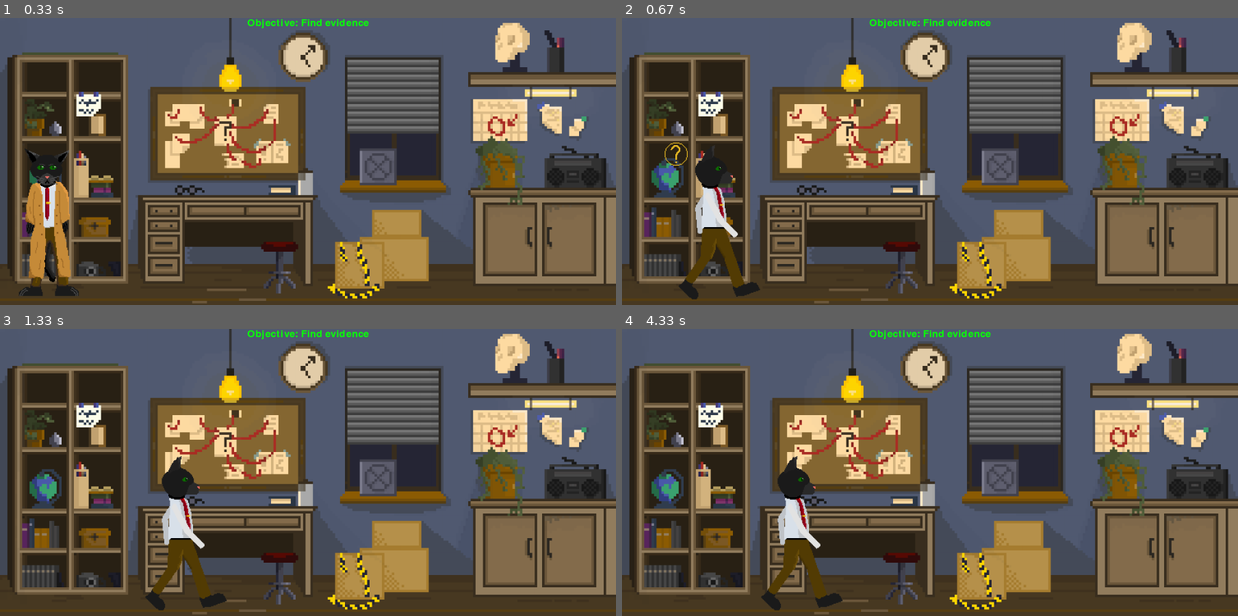
Above: before the commit, frames 1-4 (two rows, left to right).
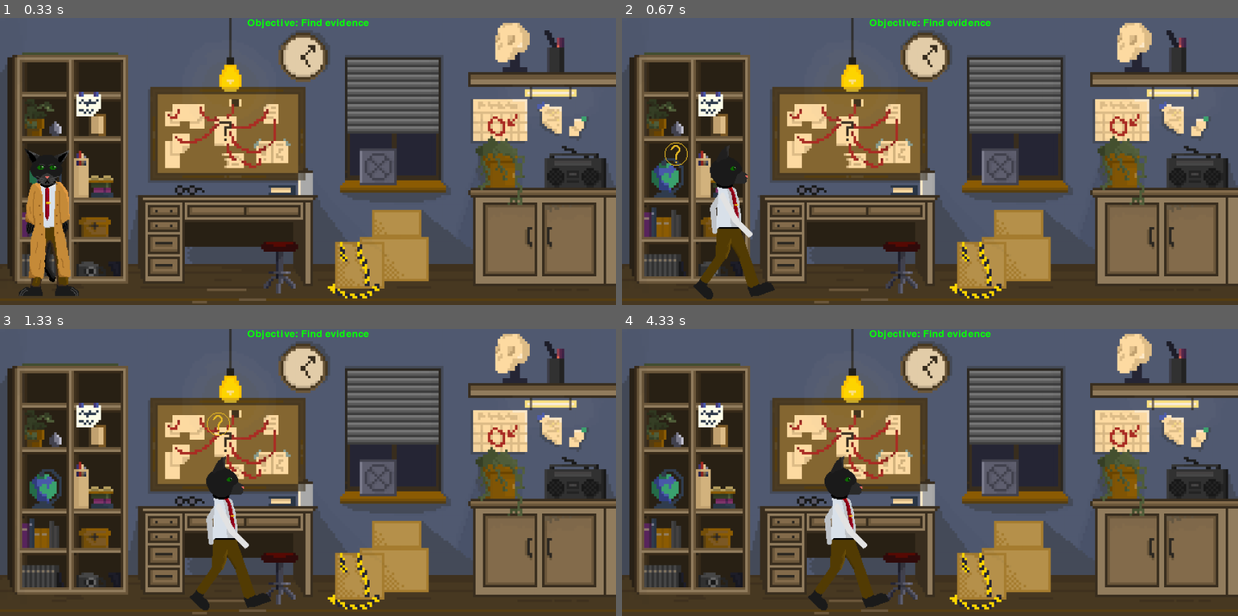
Above: after the commit, the same moments.

Repository: cbgpenguin/CSP-PYGAMES
Game: pygame game, started from python/main.py
Same seed, same stepped clock (60 frames per second), same inputs: the game is played once before the commit and once after it.
Inputs:
- Up to frame 1 (0.33 s): no input
- Up to frame 2 (0.67 s): hold Right from 0.33 s (still down)
- Up to frame 3 (1.33 s): release Right at 0.8 s; hold Right 0.83-1.3 s
- Up to frame 4 (4.33 s): hold Left 1.33-1.87 s; hold Left 1.9-2.3 s; hold Right 2.33-2.97 s; hold Left 3-3.47 s; hold Right 3.5-3.97 s; hold Right from 4 s (still down)

Frame 1 is identical in both runs. In frame 2, 2.9% of the frame differs, in the area x 9-25%, y 44-99%; in frame 3, 4.4%, in the area x 23-44%, y 29-99%; in frame 4, 4.3%.

Commit message:
Did stuff

Diff:
--- a/python/animatedSprite.py
+++ b/python/animatedSprite.py
@@ -15,7 +15,7 @@
             self.frame_counter = 0
             self.moveDistance = [0, 0]
             self.area = screen.get_rect()
-            self.speed = 400 # in pixels per second NOPE
+            self.speed = 500 # in pixels per second NOPE
             self.state = "still"
             self.clock = pygame.time.Clock()
             self.lastFrameUpdate = 0
--- a/python/main.py
+++ b/python/main.py
@@ -36,10 +36,17 @@
 
     pointOfInterestImage = loadAndScaleImage("resources/pointOfInterest.png", imageScale)
 
-    bookLines = ["Hmm, a book detailing", "knives... seems important", "the man was stabbed", "could this be evidence?", "I'm going to keep walking", "around to look for evidence"]
+    bookLines = ["Hmm, a book detailing", "knives... seems important.", "the man was stabbed", "could this be evidence?", "I'm going to keep walking", "around to look for evidence"]
     book = pointOfInterest(screen, 100, 300, pointOfInterestImage, "book", bookLines)
 
-    pointsOfInterest = [book]
+    boardLines = ["it seems they were", "doing their own kind", "of detective work", "what could this be about?", "bla bla bla bla", "bla bla bla bla"]
+    board = pointOfInterest(screen, 500, 200, pointOfInterestImage, "board", boardLines)
+
+    calenderLines = ["They had a day marked off on", "on their calender", "three days ago just a", "day before he was killed"]
+    calender = pointOfInterest(screen, 1200, 130, pointOfInterestImage, "calender", calenderLines)
+
+    pointsOfInterest = [book, board, calender]
+
     menu = None
     # Event loop
     while True:
@@ -75,6 +82,11 @@
                     playerSprite.moveDistance = [0, 0]
                     playerSprite.state = "still"
 
+        # Update the play animation and draw
+        playerSprite.update()
+        # print("called update")
+
+        # if point is in range then draw it. If not then close it. Super important the point is in the list
         for point in pointsOfInterest:
             if abs(playerSprite.rect[0] - point.rect[0]) < point.visibleRange:
                 print("player is close to", point.name)
@@ -86,9 +98,6 @@
             point.update()
 
 
-        # Update the animation
-        playerSprite.update()
-        # print("called update")
 
         pygame.display.flip()
 
--- a/python/menu.py
+++ b/python/menu.py
@@ -3,7 +3,7 @@
 class menu(pygame.sprite.Sprite):
         def __init__(self, screen, name, text):
             super().__init__()
-            self.rect = pygame.Rect(1075, 20, 400, 670)
+            self.rect = pygame.Rect(1075, 17, 400, 670)
             self.textColor = (150, 200, 200)
             self.screen = screen
             self.name = name
@@ -12,11 +12,12 @@
 
         def update(self):
             print("updating menu", self.name)
+            self.screen.fill((210, 160, 50), pygame.Rect(self.rect.left - 5, self.rect.top - 5, 415, 680))
             self.screen.fill((40, 40, 50), self.rect)
 
             font = pygame.font.Font(None, 40)
             for i in range(len(self.lines)):
                 wordPos = pygame.Rect(self.rect.left + 10, self.rect.top + 20 + (30 * i), self.rect.right - 20, self.rect.bottom - 30)
                 self.screen.blit(font.render(self.lines[i], 1, self.textColor), wordPos)
-            self.screen.blit(font.render("Keep walking to find evidence", 1, self.textColor), pygame.Rect(self.rect.top + 360, self.rect.left + 20, self.rect.right, self.rect.bottom))
+            self.screen.blit(font.render("Keep walking to find evidence", 1, self.textColor), pygame.Rect(self.rect.top + 80, self.rect.left + 20, self.rect.right - 20, self.rect.bottom - 30))
             # self.screen.blit(self.image, self.rect)
--- a/python/pointOfInterest.py
+++ b/python/pointOfInterest.py
@@ -8,7 +8,7 @@
             self.screen = screen
             self.image = image
             self.isPlayerInRange = False
-            self.visibleRange = 50 #pixels
+            self.visibleRange = 70 #pixels
             self.name = name
             self.text = text
             self.isOpen = False
@@ -21,7 +21,6 @@
       def open(self):
             print("opening")
             self.isOpen = True
-            self.screen
             self.menu = menu(self.screen, self.name, self.text)
 
       def close(self):
